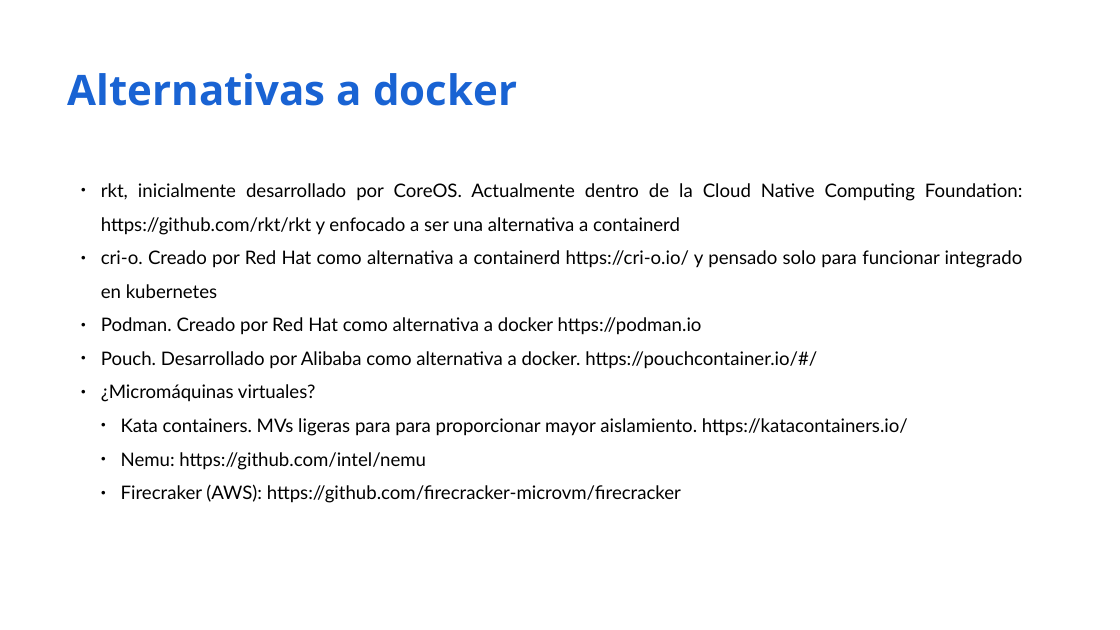
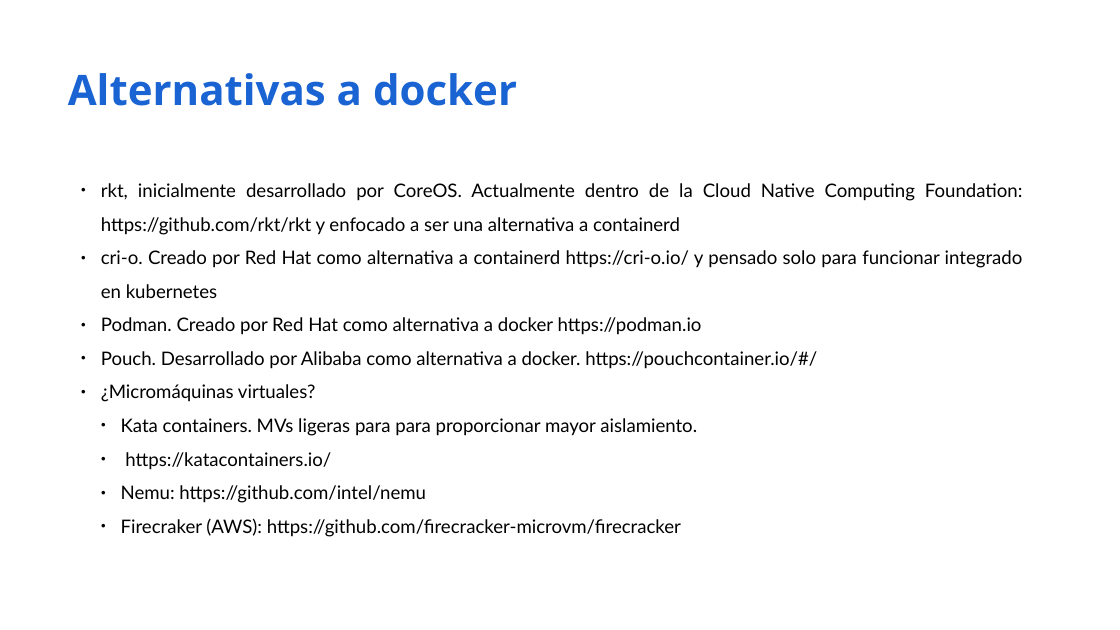
Before and after one commit to iesgn/curso_kubernetes_2020, a slide deck: slide 23 of unidad1/01-despliegue_aplic_contenedores.odp. Drawn at 1120x630 pixels with LibreOffice and Linux fonts; fonts in the diff are those of the drawing. Boxes give left, top, right and bottom in pixels: in the first picture for what was removed or moved away, otherwise in the second. Text is boxed around its words. In the diff, an @@ line names an element or a change of style, - is before the commit and + after.

```diff
--- a/unidad1/01-despliegue_aplic_contenedores.odp
+++ b/unidad1/01-despliegue_aplic_contenedores.odp
@@ text at bbox=[121, 418, 697, 470]: text changed @@
-  ● Kata containers. MVs ligeras para para proporcionar mayor aislamiento. https://katacontainers.io/
+  ● Kata containers. MVs ligeras para para proporcionar mayor aislamiento.
+  ● https://katacontainers.io/
```
Also in this commit, not shown: 1 slide removed, 1 other file.
